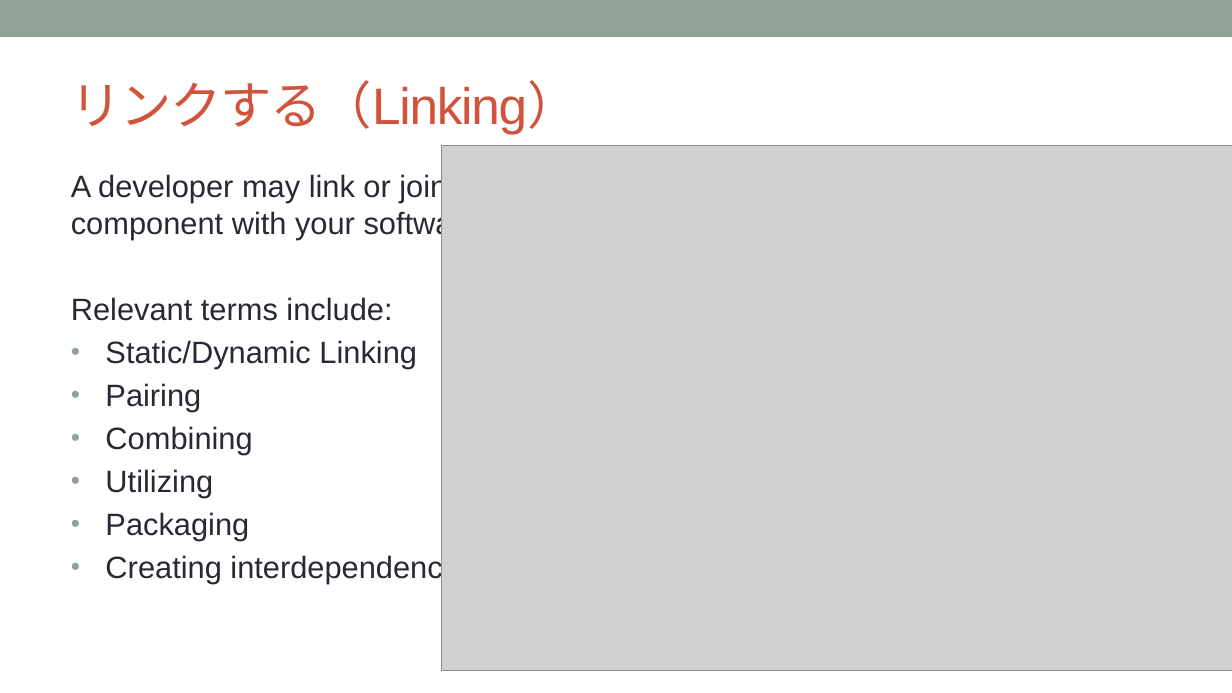
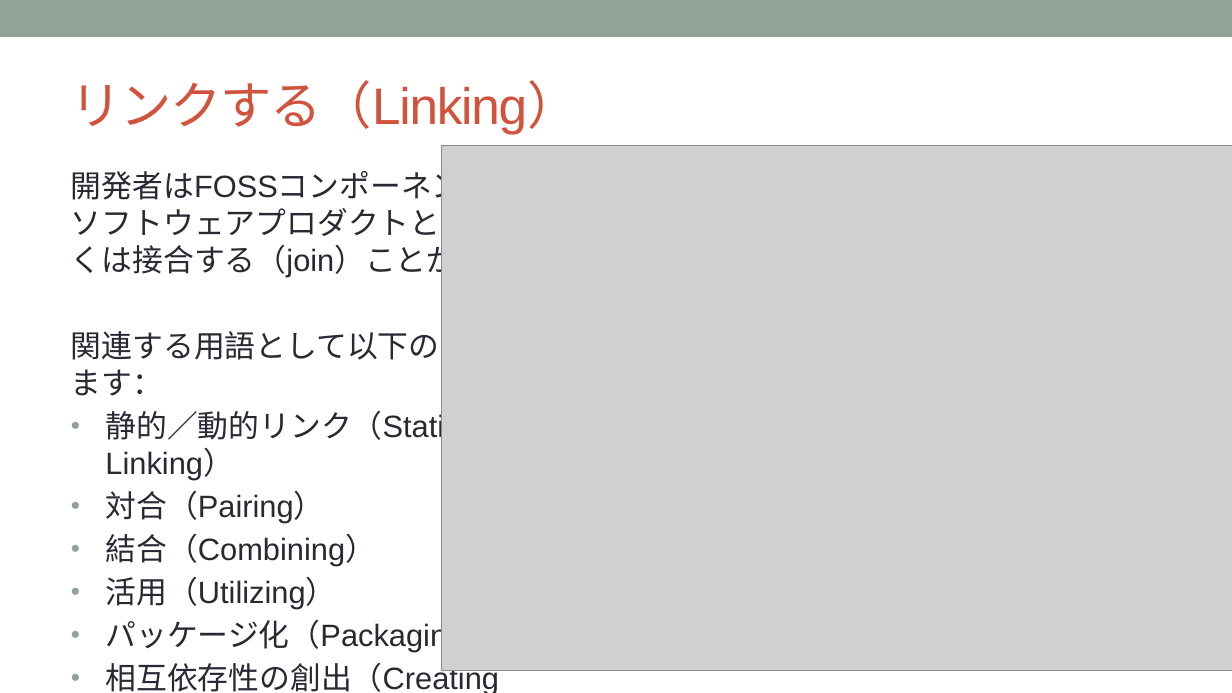
Before and after one commit to OpenChain-Project/Curriculum-Translation-JP, a slide deck: slide 35 of target/openchain-curriculum-release-2.pptx. Drawn at 1232x693 pixels with LibreOffice and Linux fonts; fonts in the diff are those of the drawing; grey boxes stand for pictures; background and template pictures are left out. Boxes give left, top, right and bottom in pixels: in the first picture for what was removed or moved away, otherwise in the second. Text is boxed around its words. In the diff, an @@ line names an element or a change of style, - is before the commit and + after.

Commit message:
35/75 slides done.

```diff
--- a/target/openchain-curriculum-release-2.pptx
+++ b/target/openchain-curriculum-release-2.pptx
@@ text at box(71, 165, 617, 693): text changed @@
-A developer may link or join a FOSS component with your software product.
-Relevant terms include:
-• Static/Dynamic Linking
-• Pairing
-• Combining
-• Utilizing
-• Packaging
-• Creating interdependency
+開発者はFOSSコンポーネントを自身のソフトウェアプロダクトとリンクもしくは接合する（join）ことができます。
+関連する用語として以下のものがあります：
+• 静的／動的リンク（Static/Dynamic Linking）
+• 対合（Pairing）
+• 結合（Combining）
+• 活用（Utilizing）
+• パッケージ化（Packaging）
+• 相互依存性の創出（Creating interdependency）
```
Also in this commit, not shown: 1 other slide changed, 7 other files.
